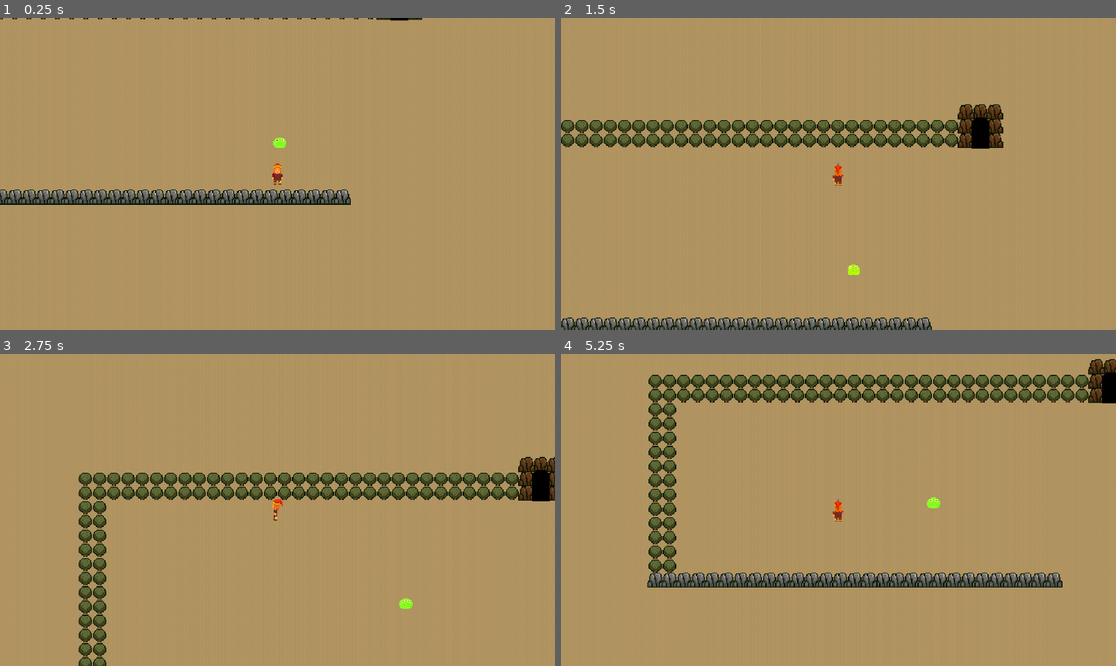
Above: before the commit, frames 1-4 (two rows, left to right).
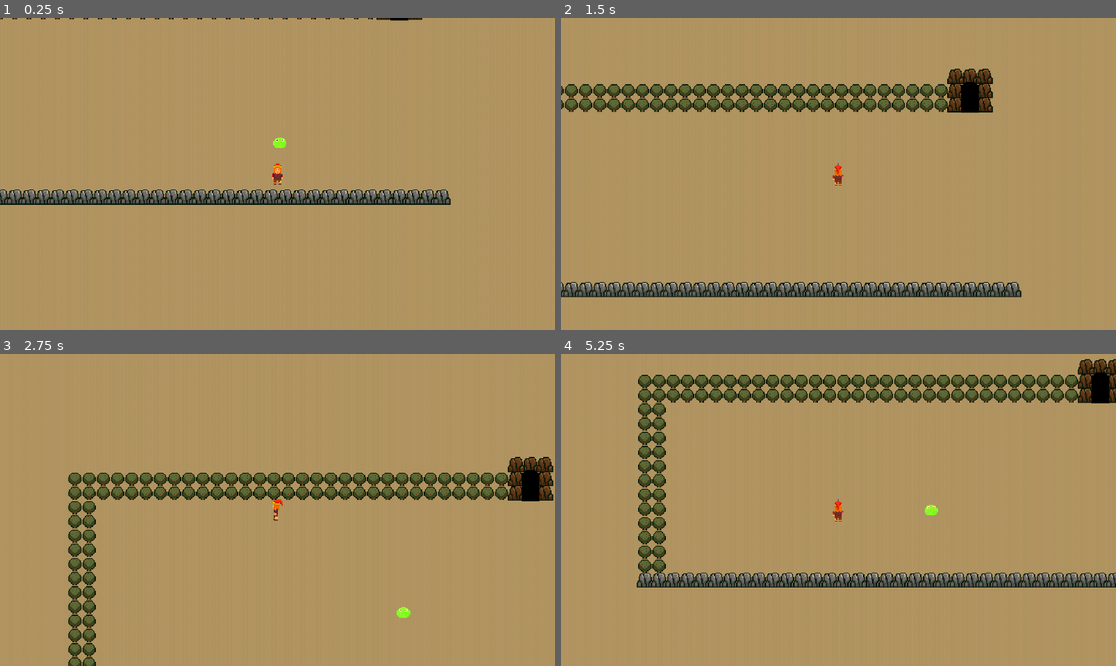
Above: after the commit, the same moments.

Repository: GreatNateDev/The-Adventure-Of-Phoenix
Game: Godot game, scene res://scenes/start.tscn
The game is run twice, just before and just after one commit, with the same random seed, the same clock (stepped at 60 frames per second) and the same inputs.
Inputs:
- Up to frame 1 (0.25 s): no input
- Up to frame 2 (1.5 s): tap Enter (sword) at 0.5, 0.6, 1.35 s; hold W (up) from 0.53 s (still down)
- Up to frame 3 (2.75 s): release W (up) at 2.03 s; hold A (left) from 2.03 s (still down); tap Enter (sword) at 2.1 s
- Up to frame 4 (5.25 s): tap Enter (sword) every 0.75 s from 2.85 to 5.1 s; release A (left) at 3.53 s; hold S (down) 3.53-4.28 s; hold D (right) 4.28-5.03 s; hold W (up) from 5.03 s (still down)

The runs differ from the first frame. In frame 1, 0.8% of the frame differs, in the area x 62-82%, y 55-60%; in frame 2, 17%, in the area x 0-83%, y 16-100%; in frame 3, 8.1%; in frame 4, 11%.

Commit message:
ultra commit

Diff:
--- a/scenes/hyrule.tscn
+++ b/scenes/hyrule.tscn
@@ -1,4 +1,4 @@
-[gd_scene load_steps=11 format=4 uid="uid://c83iyl7qhuffl"]
+[gd_scene load_steps=11 format=3 uid="uid://c83iyl7qhuffl"]
 
 [ext_resource type="PackedScene" uid="uid://c70xvk3duuom0" path="res://scenes/phoenix.tscn" id="1_e5orw"]
 [ext_resource type="PackedScene" uid="uid://blhupii7e8ong" path="res://scenes/slime.tscn" id="2_teeos"]
@@ -51,7 +51,7 @@
 texture_repeat = 1
 tile_set = SubResource("TileSet_bhb4m")
 format = 2
-layer_0/tile_data = PackedInt32Array(-589838, 5, 0, -524302, …(1744 unchanged characters)…  0, -655343, 65538, 0, -589807, 65538, 0)
+layer_0/tile_data = PackedInt32Array(-589838, 5, 0, -524302, …(1744 unchanged characters)…  0, -655343, 65538, 0, -589807, 65538, 0, 262157, 2, 1, 262158, 2, 1, 262159, 2, 1, 262160, 2, 1, 262161, 2, 1, 262162, 2, 1, 262163, 2, 1)
 layer_1/name = "Layer1"
 layer_1/y_sort_origin = -1
 layer_1/z_index = -5
--- a/scenes/slime.tscn
+++ b/scenes/slime.tscn
@@ -1,4 +1,4 @@
-[gd_scene load_steps=7 format=4 uid="uid://blhupii7e8ong"]
+[gd_scene load_steps=7 format=3 uid="uid://blhupii7e8ong"]
 
 [ext_resource type="Script" path="res://scripts/slime.gd" id="1_6elmv"]
 [ext_resource type="Texture2D" uid="uid://cw75bmq76prwm" path="res://assets/slime.png" id="1_ajkym"]
@@ -70,7 +70,6 @@
 shape = SubResource("RectangleShape2D_6hk4w")
 
 [node name="Timer" type="Timer" parent="."]
-wait_time = 2.0
 one_shot = true
 
 [connection signal="area_entered" from="player_intersector" to="." method="_on_player_intersector_area_entered"]
--- a/scenes/start.tscn
+++ b/scenes/start.tscn
@@ -1,4 +1,4 @@
-[gd_scene load_steps=2 format=4 uid="uid://ej3uksgyatn7"]
+[gd_scene load_steps=2 format=3 uid="uid://ej3uksgyatn7"]
 
 [ext_resource type="Script" path="res://scripts/start.gd" id="1_1ev4x"]
 
--- a/scripts/slime.gd
+++ b/scripts/slime.gd
@@ -5,10 +5,18 @@
 var kbpwr = 2000
 var take_kb = false
 var inv = false
+var timed = false
+var mov = true
 @onready var player = get_parent().get_node("Phoenix")
 func _physics_process(delta):
-		velocity = (player.get_global_position() - position).normalized() * speed * delta
-		move_and_collide(velocity)
+	if mov == true:
+			velocity = (player.get_global_position() - position).normalized() * speed * delta
+			move_and_collide(velocity)
+			print($Timer.time_left)
+	if $Timer.time_left <= 0.8 and timed == false and not $Timer.time_left <= 0:
+		timed = true
+		self.hide()
+		print("ATTEMPT")
 func _on_player_intersector_body_entered(body):
 	if body.name == "Phoenix":
 		player.hp -= damage
@@ -18,6 +26,7 @@
 		hits -= player.power
 		inv = true
 		$Timer.start()
+		mov = false
 		if hits <= 0:
 			self.queue_free()
 func knockback(who):
@@ -27,3 +36,6 @@
 			player.move_and_slide()
 func _on_timer_timeout():
 	inv = false
+	timed = false
+	mov = true
+	self.show()
